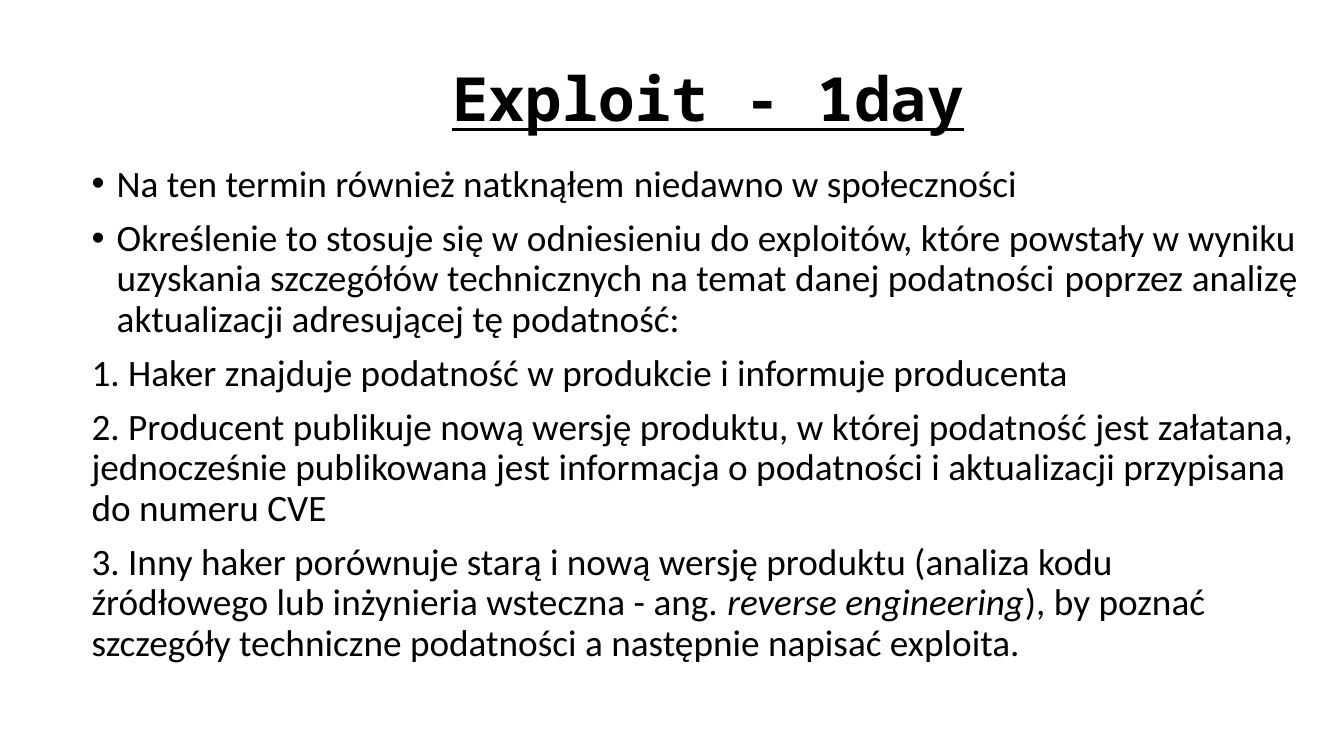
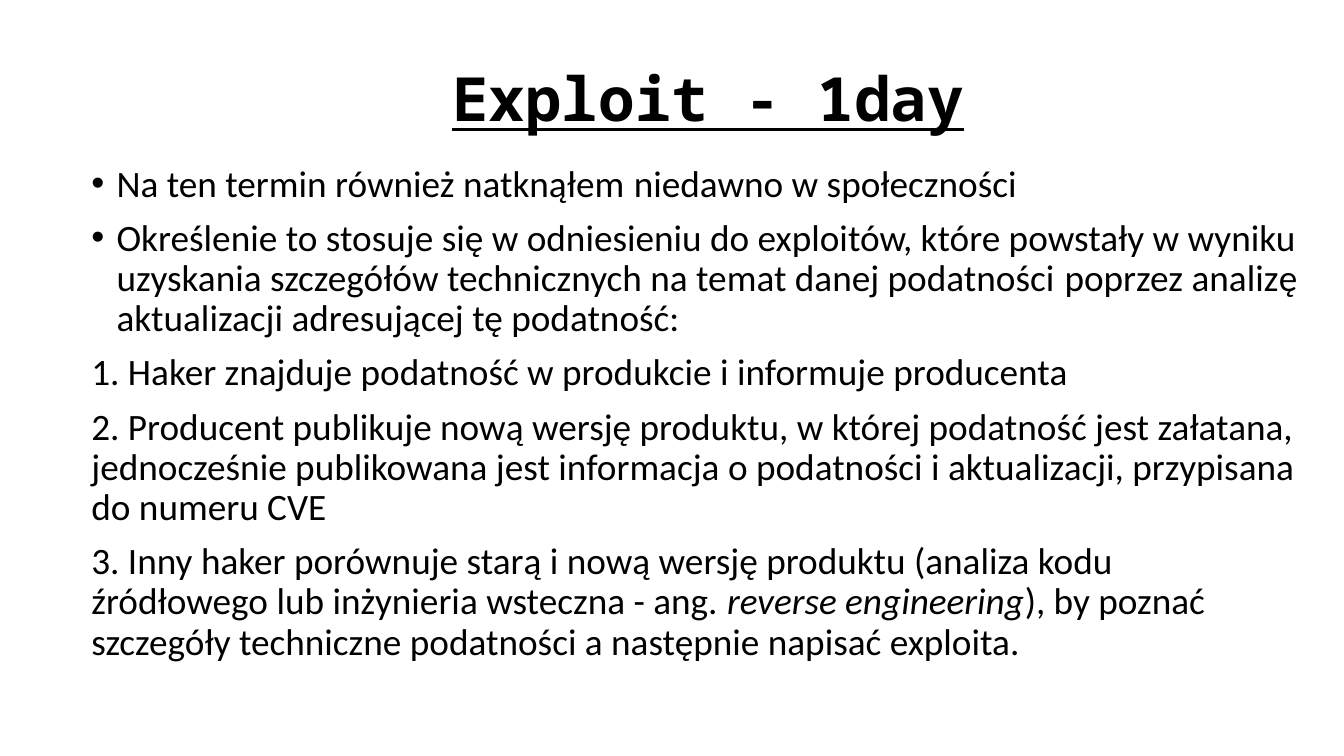
Before and after one commit to ewilded/DFIR, a slide deck: slide 76 of 2_Wprowadzenie_do_bezpieczenstwa_IT.pptx. Drawn at 1344x756 pixels with LibreOffice and Linux fonts; fonts in the diff are those of the drawing. Boxes give left, top, right and bottom in pixels: in the first picture for what was removed or moved away, otherwise in the second. Text is boxed around its words. In the diff, an @@ line names an element or a change of style, - is before the commit and + after.

```diff
--- a/2_Wprowadzenie_do_bezpieczenstwa_IT.pptx
+++ b/2_Wprowadzenie_do_bezpieczenstwa_IT.pptx
@@ text at [91,171,1298,662]: size 26.7 to 26.6 pt in "Na ten termin również natknąłem niedawno w ...", "Określenie to stosuje się w odniesieniu do ...", "1. Haker znajduje podatność w produkcie i ...", "3. Inny haker porównuje starą i nową ..." @@
@@ text at [91,414,1294,521]: text changed; size 26.7 to 26.6 pt @@
-2. Producent publikuje nową wersję produktu, w której podatność jest załatana, jednocześnie publikowana jest informacja o podatności i aktualizacji przypisana do numeru CVE
+2. Producent publikuje nową wersję produktu, w której podatność jest załatana, jednocześnie publikowana jest informacja o podatności i aktualizacji, przypisana do numeru CVE
```
Also in this commit, not shown: 75 other slides changed, 4 other files.
